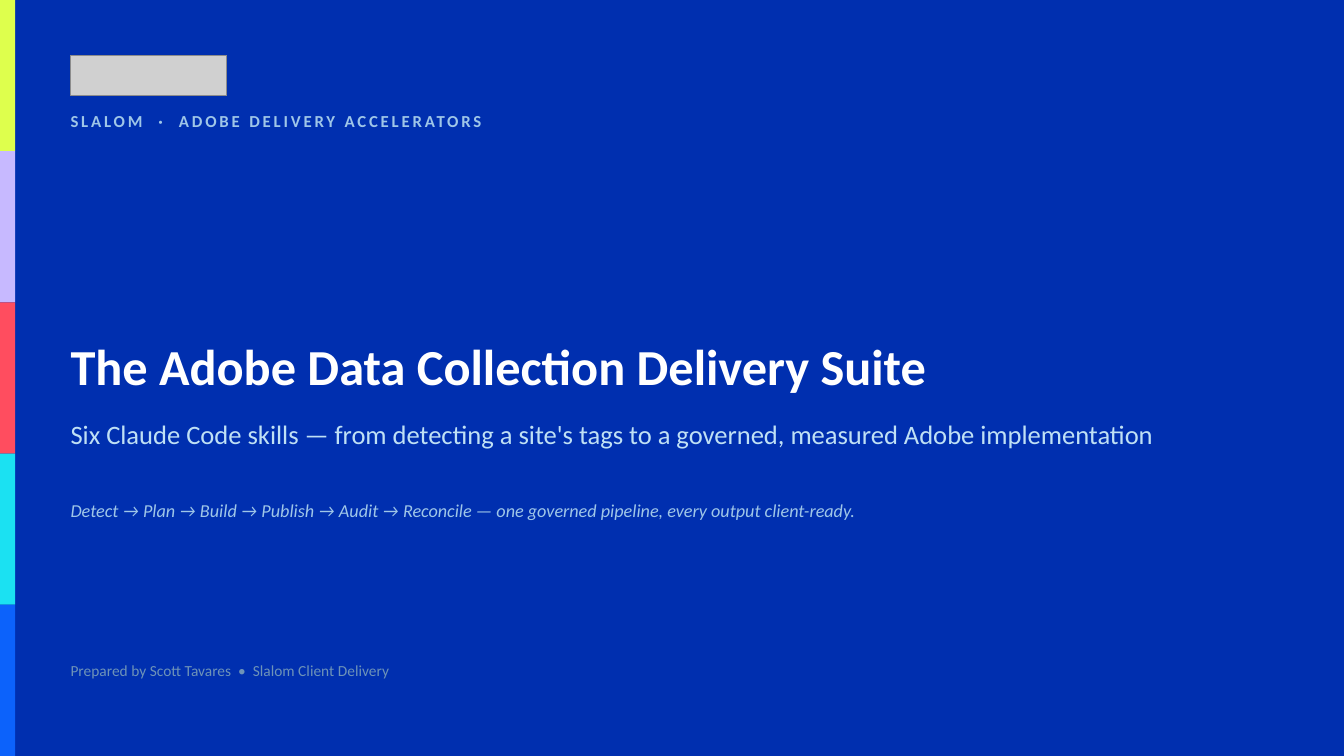
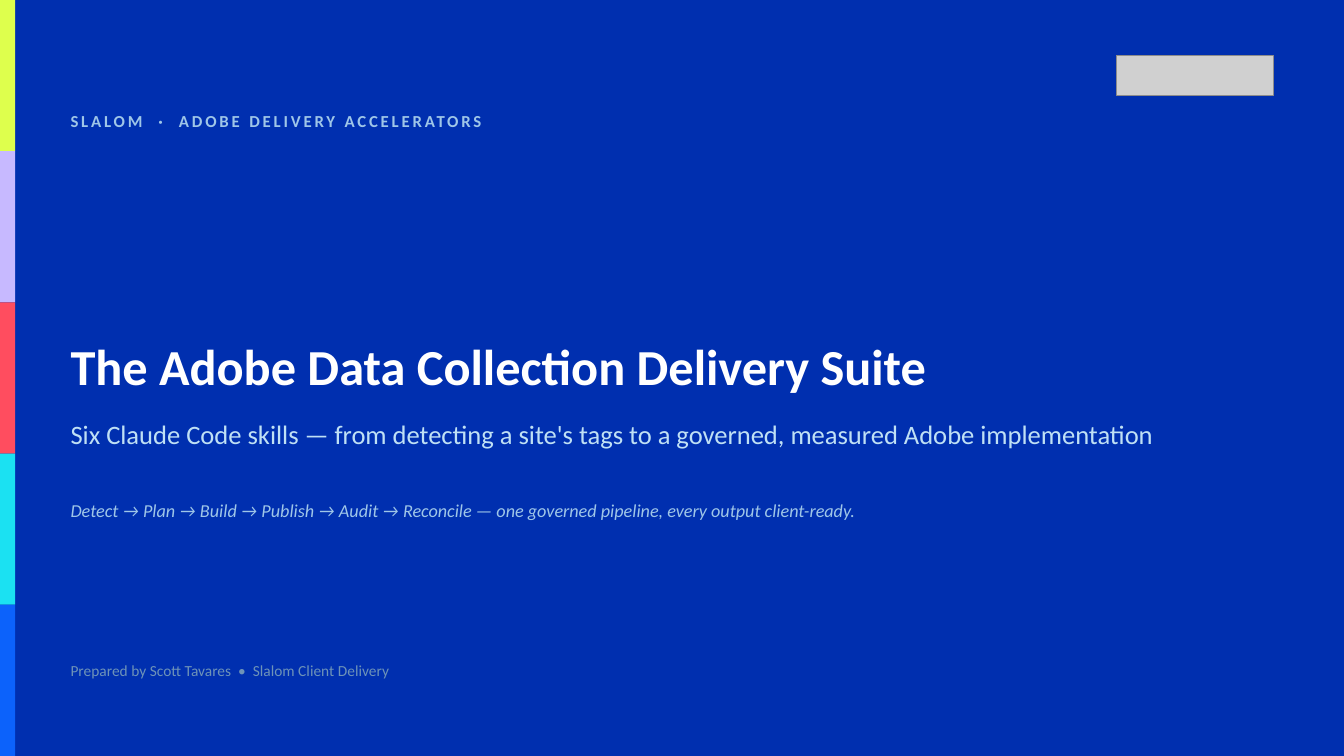
Before and after one commit to scotttavares/Adobe-Analytics-DTM, a slide deck: slide 1 of websdk-property/docs/adobe-data-collection-skills-suite.pptx. Drawn at 1344x756 pixels with LibreOffice and Linux fonts; fonts in the diff are those of the drawing; grey boxes stand for pictures. Boxes give left, top, right and bottom in pixels: in the first picture for what was removed or moved away, otherwise in the second. Text is boxed around its words. In the diff, an @@ line names an element or a change of style, - is before the commit and + after.

```diff
--- a/websdk-property/docs/adobe-data-collection-skills-suite.pptx
+++ b/websdk-property/docs/adobe-data-collection-skills-suite.pptx
@@ picture: place and size @@
-picture at bbox=[71, 55, 227, 96]
+picture at bbox=[1117, 55, 1273, 96]
```
Also in this commit, not shown: 1 other slide changed.
